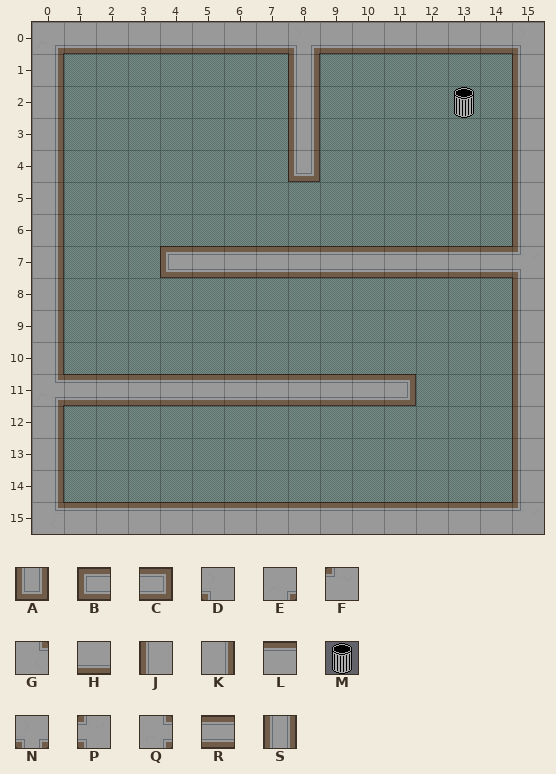
Two versions of a level (Tiled map, core/assets/Maps/zigmap2.tmx). Above is the file before it was changed.
Cells are 32x32 px. Shown: x 0..15, y 0..15.
Key: from "oltile": A 0, B 1, C 2, D 12, E 13, F 14, G 15, H 17, J 18, K 19, L 20, M 21, N 22, P 23, Q 24, R 26, S 27.
_ is an empty cell.
Layers that did not change in this view are not listed.
Layer "Tile Layer 2" before, first column x 0:
 0 EHHHHHHHNHHHHHHD
 1 K_______S______J
 2 K_______S____M_J
 3 K_______S______J
 4 K_______A______J
 5 K______________J
 6 K______________J
 7 K___BRRRRRRRRRRP
 8 K______________J
 9 K______________J
10 K______________J
11 QRRRRRRRRRRC___J
12 K______________J
13 K______________J
14 K______________J
15 GLLLLLLLLLLLLLLF
And afterwards:
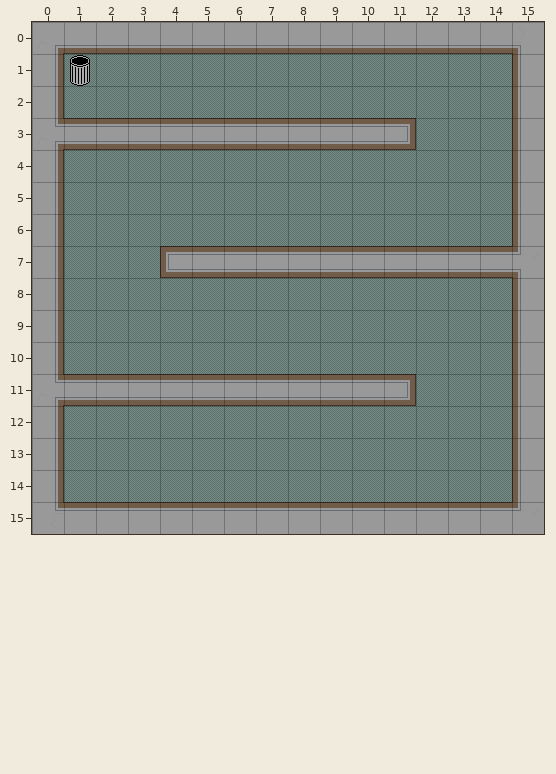
From old to new:
Layer "Tile Layer 2":
The edit adds tile C in row 3 at x 11.
Tile N gives way to tile H in row 0 at x 8.
The edit adds tile M in row 1 at x 1.
Tile K gives way to tile Q in row 3 at x 0.
Tile S gives way to tile R in row 3 at x 8.
The edit adds tile R in row 3 at x 1 to 7 and 9 to 10.
The edit erases tile A in row 4 at x 8.
The edit erases tile M in row 2 at x 13.
The edit erases tile S in rows 1 to 2 at x 8.
